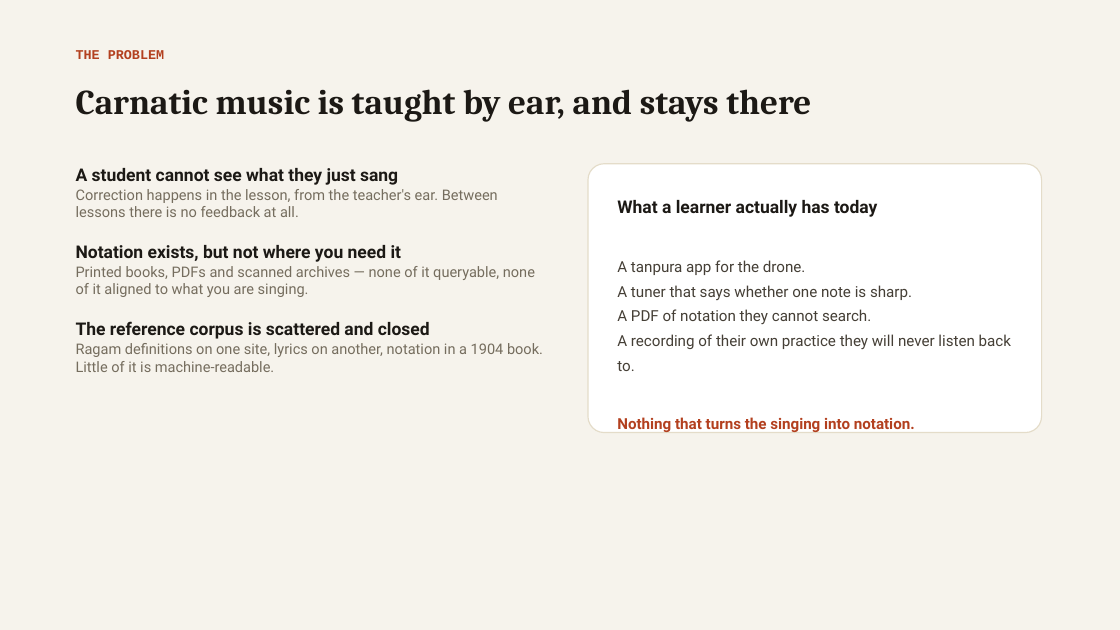
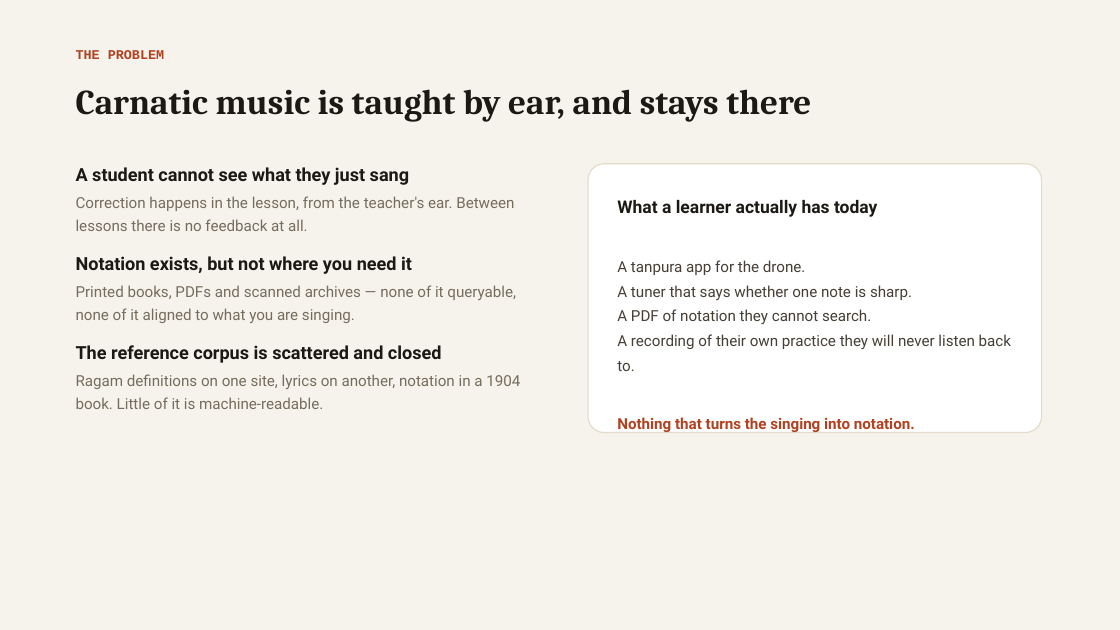
Before and after one commit to vinoth4v/sruthiscribe, a slide deck: slide 2 of SruthiScribe-pitch.pptx. Drawn at 1120x630 pixels with LibreOffice and Linux fonts; fonts in the diff are those of the drawing. Boxes give left, top, right and bottom in pixels: in the first picture for what was removed or moved away, otherwise in the second. Text is boxed around its words. In the diff, an @@ line names an element or a change of style, - is before the commit and + after.

```diff
--- a/SruthiScribe-pitch.pptx
+++ b/SruthiScribe-pitch.pptx
@@ text "Notation exists, but not where ...": place and size @@
-text "Notation exists, but not where ..." at [76, 245, 402, 262]
+text "Notation exists, but not where ..." at [76, 256, 412, 274]
@@ text "Printed books, PDFs and scanned ...": place and size @@
-text "Printed books, PDFs and scanned ..." at [76, 266, 535, 297]
+text "Printed books, PDFs and scanned ..." at [76, 285, 516, 323]
@@ size 15 to 15.5 pt in 3 elements at [76, 167, 409, 185], [76, 256, 412, 274], [76, 345, 442, 363] @@
@@ text "The reference corpus is scattered ...": place and size @@
-text "The reference corpus is scattered ..." at [76, 321, 430, 339]
+text "The reference corpus is scattered ..." at [76, 345, 442, 363]
@@ size 12.5 to 13 pt; line spacing 1 to 1.25 in 3 elements at [76, 196, 514, 231], [76, 285, 516, 323], [76, 374, 520, 409] @@
@@ text "Ragam definitions on one site, ...": place and size @@
-text "Ragam definitions on one site, ..." at [76, 343, 543, 372]
+text "Ragam definitions on one site, ..." at [76, 374, 520, 409]
```
Also in this commit, not shown: 8 other slides changed, 6 other files.
